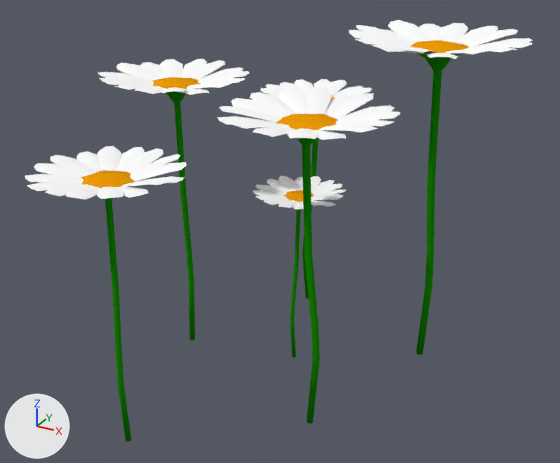
Renders of the Blender file Content/Environment/Foliage/Camomile/Meshes/SM_Camomile_001.blend from each side of a commit.
Camera for both pictures: a 50 mm lens placed at (0.325, -0.571, 0.438), pointed at (0.003, 0.014, 0.146). Lighting does not change. The marker at lower left points along +X, +Y and +Z.

The older version as bpy lines, for what is in view:
```python
me_plane_018 = bpy.data.meshes.new('Plane.018')
me_plane_018.from_pydata(...)  # 1542 vertices, 1002 faces, 6 loose edges; spans x -8.5..9.1, y -21.7..14.7, z -2.6..26.6
me_plane_018.polygons.foreach_set('use_smooth', [True] * 1002)
# faces by material slot: [576, 36, 390]
me_plane_018.materials.append(mat_płatek)  # white #ffffff
me_plane_018.materials.append(mat_srodek)  # orange #e79805
me_plane_018.materials.append(mat_łodyga)  # green #178f00
ob_plane_018 = bpy.data.objects.new('Plane.018', me_plane_018)
ob_plane_018.location = (0.0, 0.0, 0.0)
ob_plane_018.rotation_euler = (-0.103, -0.0219, -9.449)  # degrees (-5.9, -1.3, 179)
ob_plane_018.scale = (0.0211, 0.0118, 0.0119)
```
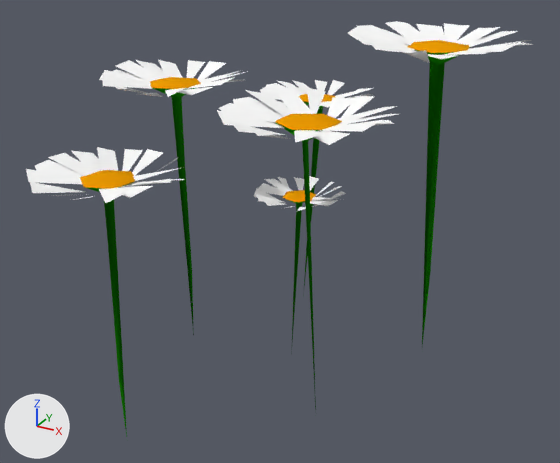
Scene script edits in JSON lines:
```json
{"op": "add", "block": "ob_plane_018", "code": "_m = ob_plane_018.modifiers.new('Decimate', 'DECIMATE')"}
{"op": "add", "block": "ob_plane_018", "code": "_m.ratio = 0.17"}
```

Changed parts and their boxes [x1, y1, x2, y2] in the pictures (560 x 463 px):
```json
{"object": "Plane.018", "change": "modifiers changed", "before": [25, 20, 532, 442], "after": [26, 21, 533, 437]}
```
